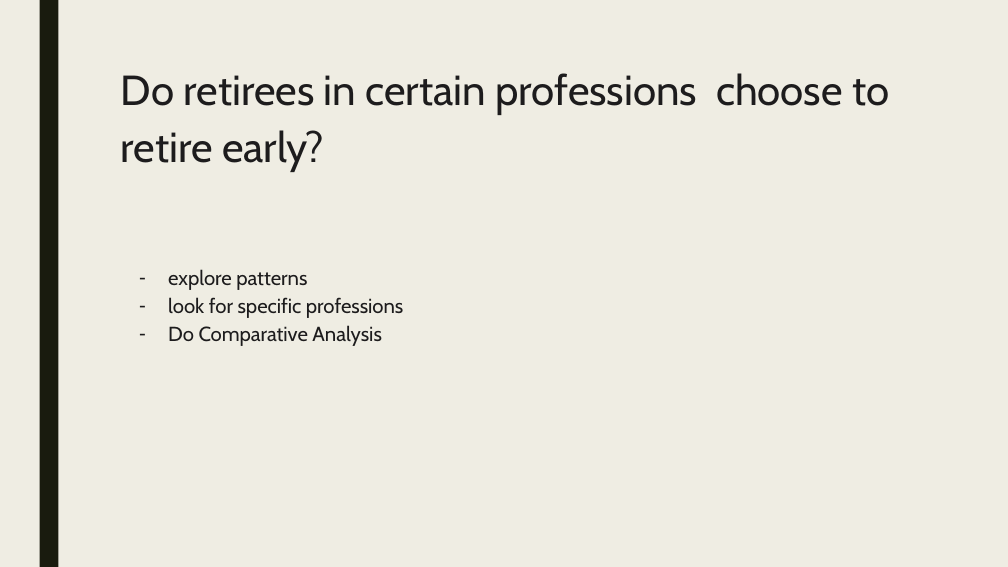
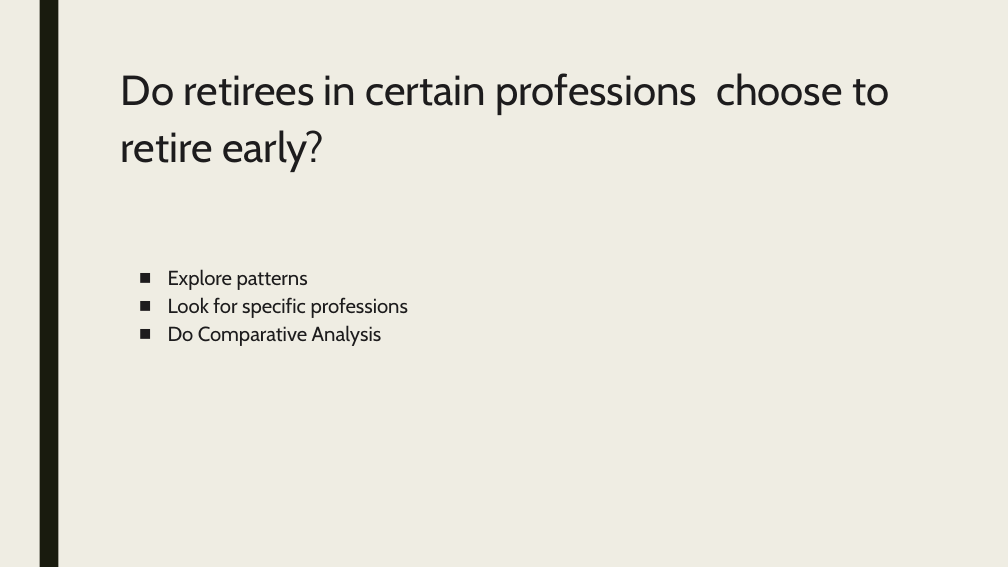
Before and after one commit to braydonnugent/Project1_Group4, a slide deck: slide 5 of PRES Retirement Analysis.pptx. Drawn at 1008x567 pixels with LibreOffice and Linux fonts; fonts in the diff are those of the drawing. Boxes give left, top, right and bottom in pixels: in the first picture for what was removed or moved away, otherwise in the second. Text is boxed around its words. In the diff, an @@ line names an element or a change of style, - is before the commit and + after.

```diff
--- a/PRES Retirement Analysis.pptx
+++ b/PRES Retirement Analysis.pptx
@@ text at <box>168,269,408,318</box>: text changed @@
-– explore patterns
-– look for specific professions
+■ Explore patterns
+■ Look for specific professions
```
Also in this commit, not shown: 14 other slides changed.
